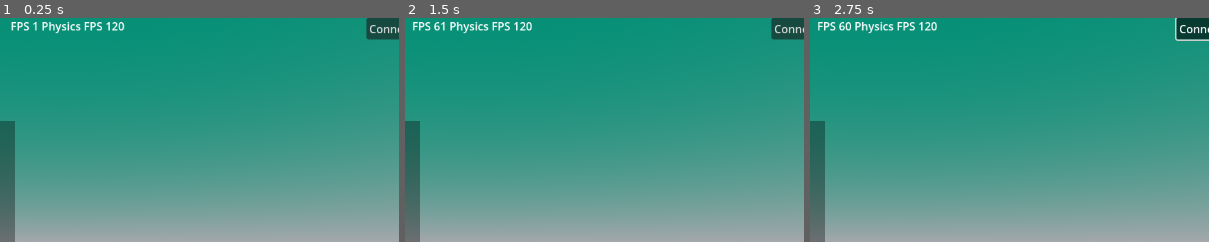
Above: before the commit, frames 1-3 (left to right).
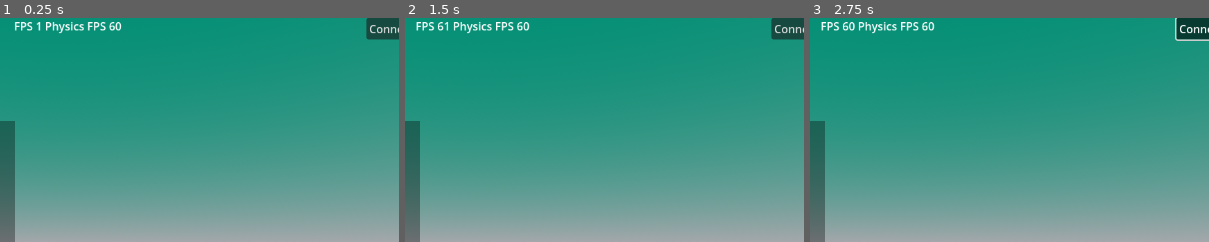
Above: after the commit, the same moments.

Repository: Gabooot/rebuild
Game: Godot game, scene res://game.tscn
The game is run twice, just before and just after one commit, with the same random seed, the same clock (stepped at 60 frames per second) and the same inputs.
Inputs:
- Up to frame 1 (0.25 s): no input
- Up to frame 2 (1.5 s): tap Enter at 0.5 s; hold Right (turn_right) 0.53-1.25 s; hold Space (jump) 0.53-1.25 s; tap S (shoot) at 0.6 s; click "Start server" at 1.25 s
- Up to frame 3 (2.75 s): click "Connect to server" at 2 s
The pictures show only the part of the screen within x 42-91%, y 0-50%; the shares and areas given below are measured in that part.

The runs differ from the first frame. In frame 1, 0.8% of the frame differs, in the area x 2-32%, y 1-8%; in frame 2, 0.9%; in frame 3, 0.9%.

Commit message:
Simple resync with server

Diff:
--- a/bullet.tscn
+++ b/bullet.tscn
@@ -11,9 +11,10 @@
 
 [node name="collider" type="CollisionShape3D" parent="."]
 transform = Transform3D(0.05, 0, 0, 0, 0.05, 0, 0, 0, 0.05, 0, 0, 0)
-shape = SubResource("SphereShape3D_3ch2t")
+shape = SubResource("SphereShape3D_meddl")
 
 [node name="bulletlight" type="OmniLight3D" parent="."]
+visible = false
 light_volumetric_fog_energy = 0.0
 
 [node name="mob" parent="." instance=ExtResource("2_j7aop")]
--- a/client.gd
+++ b/client.gd
@@ -19,8 +19,8 @@
 func connect_to_server():
 	var data = %player/collision.input_stream[-1]
 	%player/collision.input_stream = [%player/collision.input_stream[-1]]
-	data = [data.rotation, data.speed, float(data.jumped), float(data.shot_fired), float(Time.get_ticks_msec())]
-	if !is_connected and is_client:
+	data = [data.rotation, data.speed, float(data.jumped), float(data.shot_fired), float(len(%player/collision.input_stream) - 1)]
+	if not is_connected and is_client:
 		udp.put_packet(PackedFloat32Array(data).to_byte_array())
 	elif is_client:
 		udp.put_packet(PackedFloat32Array(data).to_byte_array())
@@ -31,7 +31,7 @@
 
 func send_player_movement() -> void:
 	var data = %player/collision.input_stream[-1]
-	data = [data.rotation, data.speed, float(data.jumped), float(data.shot_fired), float(Time.get_ticks_msec())]
+	data = [data.rotation, data.speed, float(data.jumped), float(data.shot_fired), float(len(%player/collision.input_stream) - 1)]
 	udp.put_packet(PackedFloat32Array(data).to_byte_array())
 
 
@@ -58,5 +58,6 @@
 					"velocity": Vector3(data[7], data[8], data[9]),
 					"angular_velocity": data[10],
 					"packet_number": data[11],
-					"shot_fired": bool(data[12])}
+					"shot_fired": bool(data[12]),
+					"player_tick": data[13]}
 	return packet_dict
--- a/game.tscn
+++ b/game.tscn
@@ -46,6 +46,7 @@
 [sub_resource type="BoxMesh" id="BoxMesh_4cuws"]
 lightmap_size_hint = Vector2i(1004, 506)
 material = SubResource("StandardMaterial3D_ir4qf")
+add_uv2 = true
 size = Vector3(100, 0.1, 100)
 
 [sub_resource type="BoxShape3D" id="BoxShape3D_mtlcg"]
@@ -60,6 +61,7 @@
 [sub_resource type="BoxMesh" id="BoxMesh_t74fi"]
 lightmap_size_hint = Vector2i(34, 51)
 material = SubResource("StandardMaterial3D_jhtk0")
+add_uv2 = true
 size = Vector3(3, 3, 3)
 
 [sub_resource type="StandardMaterial3D" id="StandardMaterial3D_x8lrk"]
@@ -72,6 +74,7 @@
 [sub_resource type="BoxMesh" id="BoxMesh_pgct8"]
 lightmap_size_hint = Vector2i(34, 51)
 material = SubResource("StandardMaterial3D_x8lrk")
+add_uv2 = true
 size = Vector3(3, 3, 3)
 
 [sub_resource type="StandardMaterial3D" id="StandardMaterial3D_wnkkh"]
@@ -131,6 +134,8 @@
 
 [node name="DirectionalLight3D" type="DirectionalLight3D" parent="."]
 transform = Transform3D(1, 0, 0, 0, -0.66262, 0.748956, 0, -0.748956, -0.66262, 0, 0, 0)
+light_bake_mode = 1
+directional_shadow_pancake_size = 0.0
 
 [node name="teleporter" parent="." instance=ExtResource("7_jsc8d")]
 transform = Transform3D(1, 0, 0, 0, 1, 0, 0, 0, 1, 0, 2, 7)
--- a/player.gd
+++ b/player.gd
@@ -9,14 +9,14 @@
 # Tank initial jump velocity
 @export var JUMP_SPEED = 8
 
-var physics_delta = 0.00833333
-var acceleration = 100
+var physics_delta = 0.00833333 * 2
+var acceleration : float = 1000.0
 var speed = 0
 var angular_velocity = 0
-var input_velocity = Vector3(0,0,0)
 var recent_server_data = Array()
 var input_stream = Array()
 var current_packet_number = 0
+var sync_history = [0,0,0,0,0,0,0,0,0,0,0,0,0,0,0,0,0,0,0,0,0,0,0,0,0]
 
 func _process(_delta):
 	#print("client z: ", self.global_position.z)
@@ -26,35 +26,39 @@
 
 func _physics_process(delta):
 	get_player_input()
-	#print(input_stream)
+
 	var data = null
 
-	if len(self.recent_server_data) > 7:
-		data = self.recent_server_data[-7]
-		#self.velocity = data.velocity
+	if len(self.recent_server_data) > 10:
+		data = self.recent_server_data[-4]
+		self.sync_history.append(1 - (data.packet_number - data.player_tick))
+		self.sync_history = self.sync_history.slice(1,)
+		var sync_factor = rounded_average(self.sync_history)
+		#print("sync_factor: ", sync_factor)
+		#print("Server tick - client tick: ", data.packet_number - data.player_tick)
 		if data.packet_number > current_packet_number:
-			current_packet_number = data.packet_number
+			#current_offset = Time.get_ticks_msec() - data.last_client_time
+			current_packet_number = data.packet_number + sync_factor
+			#print("server packet#: ", data.packet_number, " Current tick: ", len(self.input_stream))
 			if data.shot_fired:
 				shoot()
 			self.global_transform = Transform3D(Basis(data.quat), data.origin)
+			# Lazy way to determine if player is on floor after position reset/update
+			self.velocity = Vector3.ZERO
+			move_and_slide()
+
 			self.velocity = data.velocity
-			for i in range(current_packet_number - 1, len(input_stream) - 1):
+			self.angular_velocity = data.angular_velocity
+			for i in range(current_packet_number - 2, len(input_stream) - 2):
 				self.velocity = input_to_velocity(input_stream[i], delta)
 				move_and_slide()
-				if i == len(input_stream) - 1:
-					#print('client rotation: ', input_stream[i].rotation)
-					pass
-			#print("Updated position: ", self.global_transform.origin.y, " Packet #: ", current_packet_number, " Input: ",\
-				#len(input_stream), " server position: ", data.origin.y)
+			#print('update: ', self.global_transform.origin.z)
+
 		else:
-			self.velocity = input_to_velocity(input_stream[-1], delta)
+			self.velocity = input_to_velocity(input_stream[-3], delta)
 			#self.rotate_object_local(Vector3.UP, input_stream[-1][1] * delta)
 			move_and_slide()
-			#print("input_stream length: ", len(self.input_stream) - 1, " Position: ", self.position.z)
-			#print("no update y: ", self.global_transform.origin.y, " Packet #: ", current_packet_number, " Input: ",\
-				#len(input_stream), " server position: ", data.origin.y)
-			#print("no updates: ", self.position.z, " Input: ", len(input_stream))
-
+			#print('no update: ', self.global_transform.origin.z)
 		#self.rotate_object_local(Vector3.UP, data.angular_velocity*delta)
 
 func get_player_input() -> Dictionary:
@@ -66,7 +70,7 @@
 
 	if Input.is_action_pressed("jump"):
 		game_input.jumped = true
-	if Input.is_action_just_released("shoot"):
+	if Input.is_action_just_pressed("shoot"):
 		game_input.shot_fired = true
 
 	input_stream.append(game_input)
@@ -74,9 +78,8 @@
 	return game_input
 
 func input_to_velocity(input : Dictionary, delta) -> Vector3:
-	if input.was_on_floor == null:
-		input.was_on_floor = is_on_floor()
-	if input.was_on_floor:
+
+	if self.is_on_floor():
 		self.axis_lock_linear_y = true
 		self.angular_velocity = input.rotation * TURN_SPEED
 		self.rotate_object_local(Vector3.UP, angular_velocity * physics_delta)
@@ -100,3 +103,6 @@
 	shot.position = position - (transform.basis.z * 1.2)
 	shot.velocity = velocity + (-transform.basis.z * shot.SPEED)
 	get_parent().add_child(shot)
+
+func rounded_average(input_array : Array) -> int:
+	return roundi(input_array.reduce(func(accum, number): return accum + number, 10)/len(input_array))
--- a/project.godot
+++ b/project.godot
@@ -81,10 +81,6 @@
 ]
 }
 
-[physics]
-
-common/physics_ticks_per_second=120
-
 [rendering]
 
 renderer/rendering_method="mobile"
@@ -96,9 +92,6 @@
 global_illumination/gi/use_half_resolution=true
 textures/default_filters/use_nearest_mipmap_filter=true
 textures/default_filters/anisotropic_filtering_level=0
-camera/depth_of_field/depth_of_field_bokeh_shape=0
-camera/depth_of_field/depth_of_field_bokeh_quality=0
-camera/depth_of_field/depth_of_field_use_jitter=true
 environment/ssao/quality=0
 environment/ssil/quality=0
 environment/glow/upscale_mode=0
--- a/server.gd
+++ b/server.gd
@@ -39,7 +39,9 @@
 	for i in range(0, peers.size()):
 		var tank = game.get_node(str(i) + "/tank")
 		if peers[i].get_available_packet_count() > 0:
-			tank.current_input = get_most_recent_packet(peers[i])
+			var packet = get_most_recent_packet(peers[i])
+			tank.current_input = packet
+
 			#print(tank.current_input)
 
 func get_most_recent_packet(peer : PacketPeerUDP) -> Dictionary:
@@ -77,12 +79,8 @@
 		var angular_velocity = tank.angular_velocity
 		var shot_fired = float(tank.shot_fired)
 		tank.shot_fired = false
-		#print("server z value: ", origin.z)
-		#print("server origin: ", origin, " server quaternion: ", quaternion)
-		#print(game.get_node(str(i) + "/tank").transform.basis.x.x)
 		var data = PackedFloat32Array([quaternion.x, quaternion.y, quaternion.z, quaternion.w,\
 			origin.x, origin.y, origin.z, velocity.x, velocity.y, velocity.z,\
-			angular_velocity, packet_number, shot_fired]).to_byte_array()
-		#print("server data: ", Array(data.to_float32_array()), " Server quat: ", quaternion)
+			angular_velocity, packet_number, shot_fired, tank.current_input.player_tick]).to_byte_array()
 		packet_number += 1.0
 		peers[i].put_packet(data)
--- a/tank.gd
+++ b/tank.gd
@@ -9,11 +9,11 @@
 # Tank initial jump velocity
 @export var JUMP_SPEED = 8
 
-var physics_delta = 0.00833333
-var acceleration : float = 100.0
+var physics_delta = 0.00833333 * 2
+var acceleration : float = 1000.0
 var angular_velocity : float = 0.0
 var speed : float = 0.0
-var current_input : Dictionary = {"rotation": 0.0, "speed": 0.0, "jumped": false, "shot_fired": false}
+var current_input : Dictionary = {"rotation": 0.0, "speed": 0.0, "jumped": false, "shot_fired": false, "player_tick": 0.0}
 var shot_fired : bool = false
 func _physics_process(delta):
 	self.velocity = input_to_velocity(current_input, delta)
Not shown: 1 places in bullet.tscn that only renumber resources
Binary file removed: game.exr
Not shown, removed: game.exr.import
Binary file changed: game.lmbake
